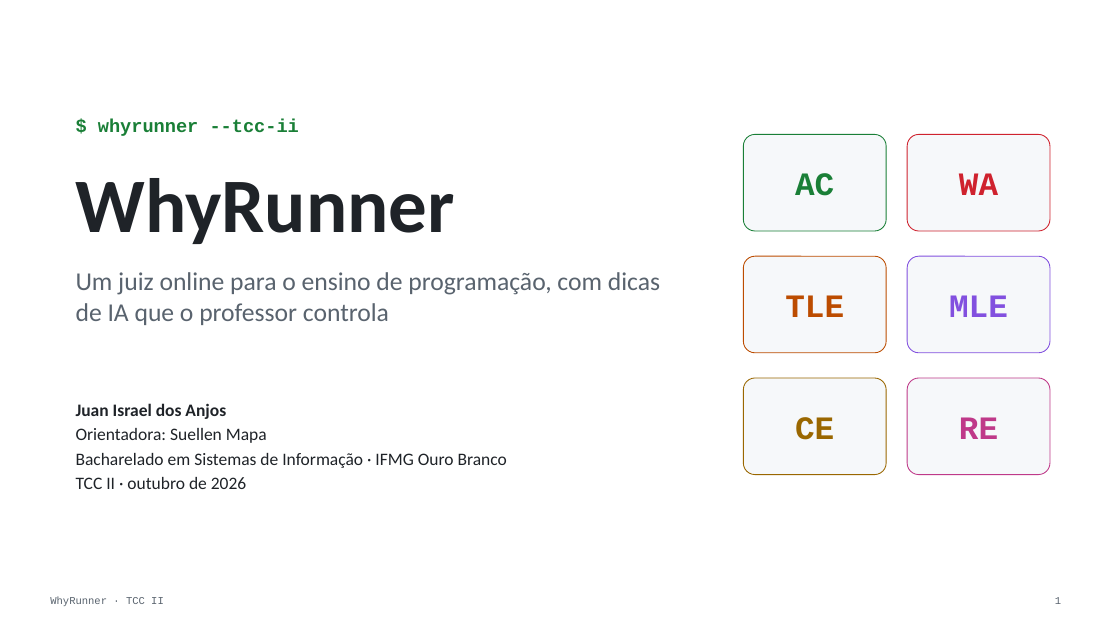
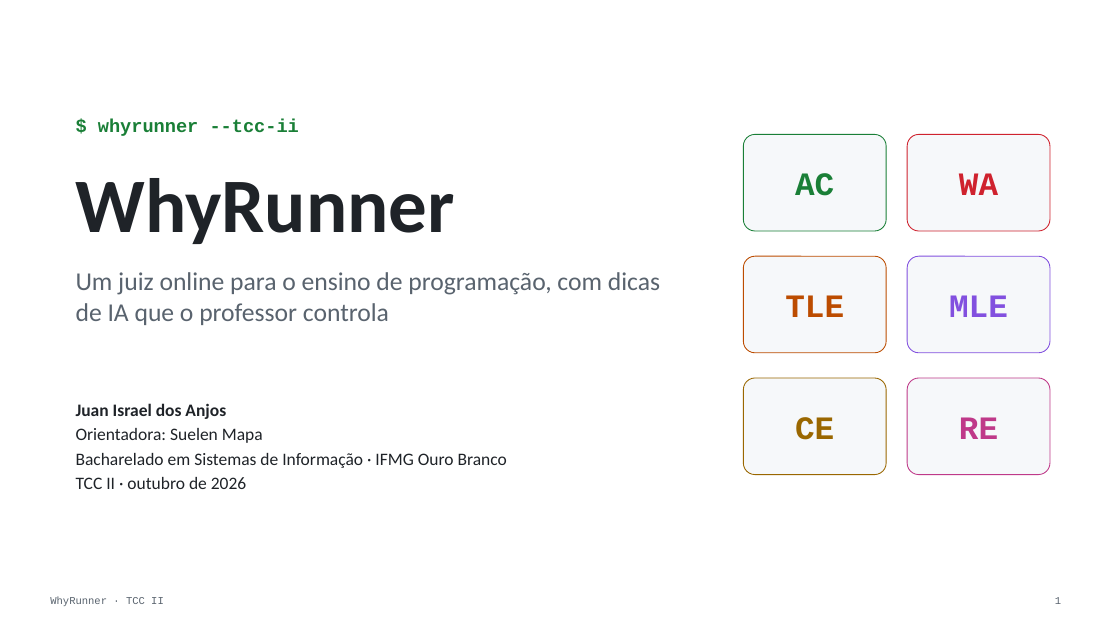
Before and after one commit to whowon2/why-runner, a slide deck: slide 1 of WhyRunner — Apresentação TCC II v5.pptx. Drawn at 1120x630 pixels with LibreOffice and Linux fonts; fonts in the diff are those of the drawing. Boxes give left, top, right and bottom in pixels: in the first picture for what was removed or moved away, otherwise in the second. Text is boxed around its words. In the diff, an @@ line names an element or a change of style, - is before the commit and + after.

Commit message:
docs: fix advisor name spelling (Suelen Mapa)
Correct 'Suellen' to 'Suelen' in the v5 deck, WSI slides, WSI banner
builders and the WSI script, and regenerate banner.pdf, slides.pdf and
the v5 deck. The rebuilt v5 deck also picks up the current
plagiarism_levels chart, which changed after the deck was last built.

```diff
--- a/WhyRunner — Apresentação TCC II v5.pptx
+++ b/WhyRunner — Apresentação TCC II v5.pptx
@@ text at bbox=[76, 428, 263, 443]: text changed @@
-Orientadora: Suellen Mapa
+Orientadora: Suelen Mapa
```
Also in this commit, not shown: 1 other slide changed, 6 other files.
